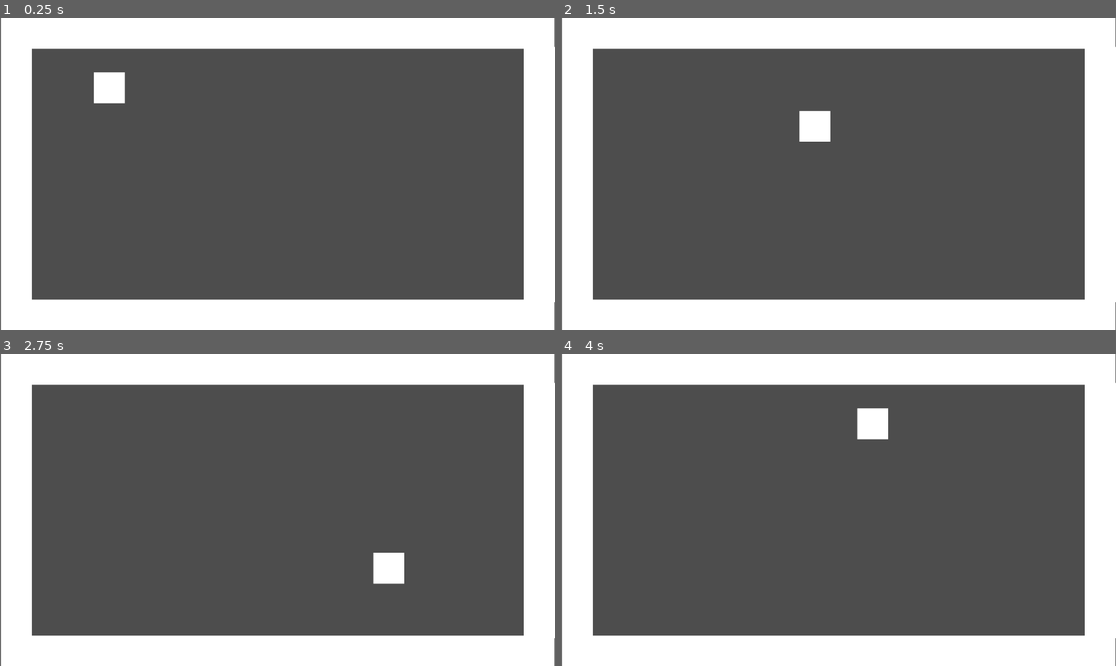
Above: before the commit, frames 1-4 (two rows, left to right).
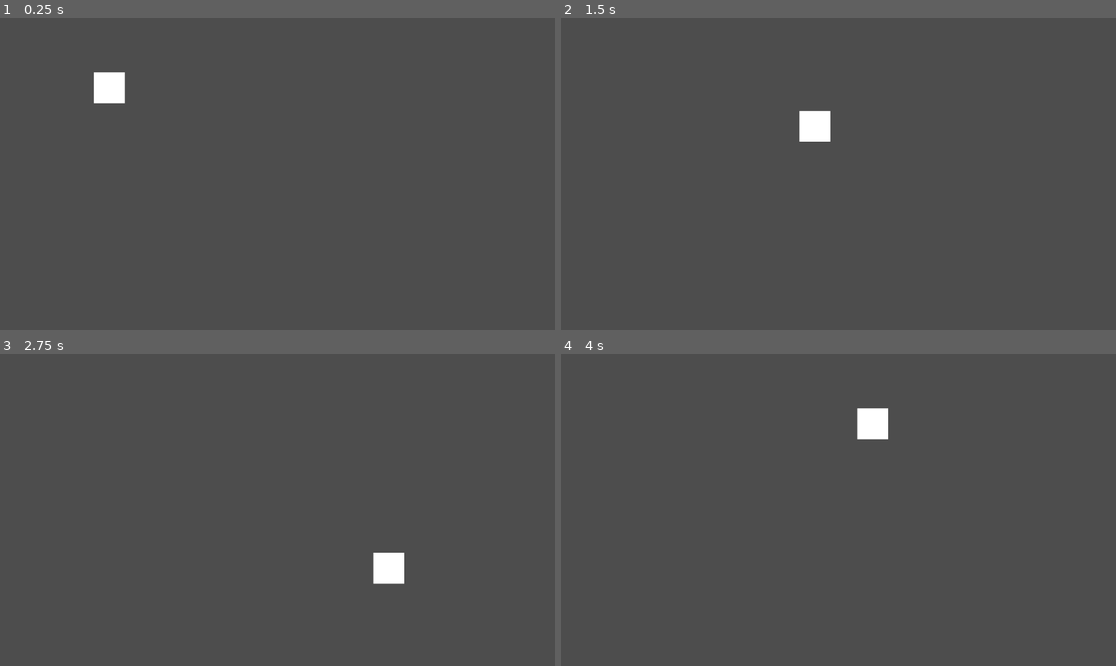
Above: after the commit, the same moments.

Repository: J-Abitria/2025-crimson-game-jam
Game: Godot game, scene res://PartyRoom.tscn
Two runs of this game, one before a commit and one after it. Both use one fixed random seed, a clock stepped at 60 frames per second and the inputs below.
Inputs:
- Up to frame 1 (0.25 s): no input
- Up to frame 2 (1.5 s): tap Enter at 0.5 s; hold D (moveRight) 0.53-1.28 s; hold S (moveDown) from 1.28 s (still down)
- Up to frame 3 (2.75 s): release S (moveDown) at 2.03 s; hold D (moveRight) from 2.03 s (still down)
- Up to frame 4 (4 s): release D (moveRight) at 2.78 s; hold W (moveUp) 2.78-3.53 s; hold A (moveLeft) from 3.53 s (still down)

The runs differ from the first frame. In frame 1, 29% of the frame differs, in the area x 0-100%, y 0-100%; in frame 2, 29%; in frame 3, 29%; in frame 4, 29%.

Commit message:
Setup player controller and basic room.

Diff:
--- a/2025-crimson-game-jam/PartyRoom.tscn
+++ b/2025-crimson-game-jam/PartyRoom.tscn
@@ -1,13 +1,6 @@
-[gd_scene load_steps=7 format=3 uid="uid://yoieidt4msl4"]
+[gd_scene load_steps=8 format=3 uid="uid://yoieidt4msl4"]
 
 [ext_resource type="Script" uid="uid://141yoj501ngr" path="res://Scripts/Player.gd" id="1_in1t5"]
-
-[sub_resource type="Gradient" id="Gradient_bbb8d"]
-offsets = PackedFloat32Array(1)
-colors = PackedColorArray(1, 1, 1, 1)
-
-[sub_resource type="GradientTexture2D" id="GradientTexture2D_in1t5"]
-gradient = SubResource("Gradient_bbb8d")
 
 [sub_resource type="Gradient" id="Gradient_in1t5"]
 offsets = PackedFloat32Array(1)
@@ -18,31 +11,18 @@
 
 [sub_resource type="RectangleShape2D" id="RectangleShape2D_hxfrn"]
 
+[sub_resource type="Gradient" id="Gradient_udgup"]
+offsets = PackedFloat32Array(1)
+colors = PackedColorArray(1, 1, 1, 1)
+
+[sub_resource type="GradientTexture2D" id="GradientTexture2D_hxfrn"]
+gradient = SubResource("Gradient_udgup")
+
+[sub_resource type="RectangleShape2D" id="RectangleShape2D_in1t5"]
+
 [node name="Node2D" type="Node2D"]
 
-[node name="LongWall1" type="Sprite2D" parent="."]
-position = Vector2(577, 32)
-scale = Vector2(17.953125, 1)
-texture = SubResource("GradientTexture2D_in1t5")
-
-[node name="LongWall2" type="Sprite2D" parent="."]
-position = Vector2(577, 617)
-scale = Vector2(17.953125, 1)
-texture = SubResource("GradientTexture2D_in1t5")
-
-[node name="ShortWall1" type="Sprite2D" parent="."]
-position = Vector2(34, 320.29233)
-rotation = 1.5707964
-scale = Vector2(8.287143, 1)
-texture = SubResource("GradientTexture2D_in1t5")
-
-[node name="ShortWall2" type="Sprite2D" parent="."]
-position = Vector2(1120, 325)
-rotation = 1.5707964
-scale = Vector2(8.287, 1.018)
-texture = SubResource("GradientTexture2D_in1t5")
-
-[node name="Player" type="Area2D" parent="."]
+[node name="Player" type="CharacterBody2D" parent="."]
 position = Vector2(227, 145)
 script = ExtResource("1_in1t5")
 
@@ -52,3 +32,51 @@
 [node name="CollisionShape2D" type="CollisionShape2D" parent="Player"]
 scale = Vector2(3, 3)
 shape = SubResource("RectangleShape2D_hxfrn")
+
+[node name="LongWall1" type="StaticBody2D" parent="."]
+position = Vector2(584, -34)
+scale = Vector2(18.359999, 1)
+
+[node name="Sprite2D" type="Sprite2D" parent="LongWall1"]
+texture = SubResource("GradientTexture2D_hxfrn")
+
+[node name="CollisionShape2D" type="CollisionShape2D" parent="LongWall1"]
+scale = Vector2(3.203392, 3.28)
+shape = SubResource("RectangleShape2D_in1t5")
+
+[node name="LongWall2" type="StaticBody2D" parent="."]
+position = Vector2(584.00006, 683)
+scale = Vector2(18.359999, 1)
+
+[node name="Sprite2D" type="Sprite2D" parent="LongWall2"]
+texture = SubResource("GradientTexture2D_hxfrn")
+
+[node name="CollisionShape2D" type="CollisionShape2D" parent="LongWall2"]
+scale = Vector2(3.203392, 3.28)
+shape = SubResource("RectangleShape2D_in1t5")
+
+[node name="ShortWall1" type="StaticBody2D" parent="."]
+position = Vector2(-34.000004, 328.00003)
+rotation = 1.5707964
+scale = Vector2(12.279999, 1)
+
+[node name="Sprite2D" type="Sprite2D" parent="ShortWall1"]
+scale = Vector2(0.99999994, 0.99999994)
+texture = SubResource("GradientTexture2D_hxfrn")
+
+[node name="CollisionShape2D" type="CollisionShape2D" parent="ShortWall1"]
+scale = Vector2(3.2033918, 3.2799997)
+shape = SubResource("RectangleShape2D_in1t5")
+
+[node name="ShortWall2" type="StaticBody2D" parent="."]
+position = Vector2(1187.9999, 328.00003)
+rotation = 1.5707964
+scale = Vector2(12.279999, 1)
+
+[node name="Sprite2D" type="Sprite2D" parent="ShortWall2"]
+scale = Vector2(0.99999994, 0.99999994)
+texture = SubResource("GradientTexture2D_hxfrn")
+
+[node name="CollisionShape2D" type="CollisionShape2D" parent="ShortWall2"]
+scale = Vector2(3.2033918, 3.2799997)
+shape = SubResource("RectangleShape2D_in1t5")
--- a/2025-crimson-game-jam/Scripts/Player.gd
+++ b/2025-crimson-game-jam/Scripts/Player.gd
@@ -1,4 +1,4 @@
-extends Area2D
+class_name Player extends CharacterBody2D
 
 @export var speed: int = 400
 var screenSize
@@ -6,8 +6,9 @@
 func _ready():
 	screenSize = get_viewport_rect().size
 
-func _process(delta):
-	var velocity = Vector2.ZERO
+func _physics_process(delta):
+	velocity = Vector2.ZERO
+
 	if Input.is_action_pressed("moveRight"):
 		velocity.x += 1
 	if Input.is_action_pressed("moveLeft"):
@@ -19,6 +20,4 @@
 
 	if velocity.length() > 0:
 		velocity = velocity.normalized() * speed
-
-	position += velocity * delta
-	position = position.clamp(Vector2.ZERO, screenSize)
+		move_and_slide()
